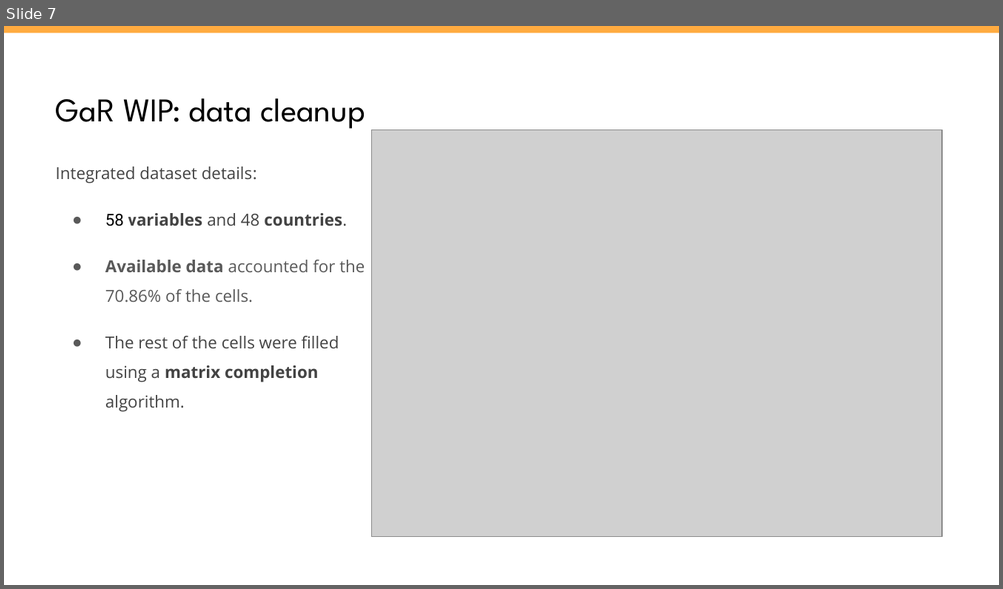
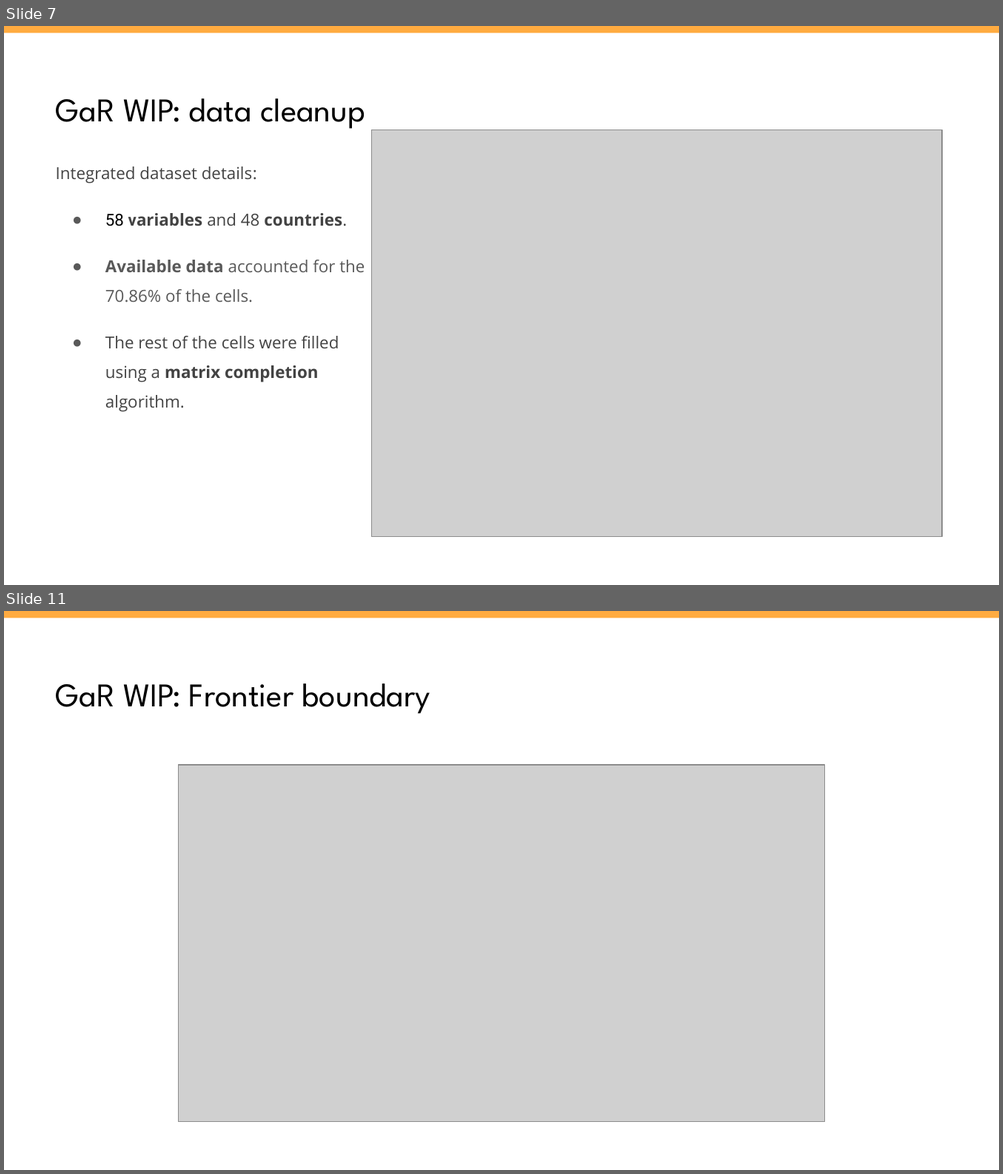
Before and after one commit to vlad-yeghiazaryan/armenian-gar, a slide deck: Presentations/Forward-looking CCyB GaR.pptx. Shown one above the other, each under a label of ours: slide 7 before the commit, slides 7 and 11 after it; the slides between them are not shown. The pictures are 1003x589 and 1003x1174 pixels, drawn with LibreOffice and Linux fonts; fonts in the diff are those of the drawing; grey boxes stand for pictures. Boxes give left, top, right and bottom in pixels: in the first picture for what was removed or moved away, otherwise in the second. Text is boxed around its words. In the diff, an @@ line names an element or a change of style, - is before the commit and + after.

```diff
--- a/Presentations/Forward-looking CCyB GaR.pptx
+++ b/Presentations/Forward-looking CCyB GaR.pptx
@@ slide 11 added at [4,611,999,1170], background #FFFFFF; not listed: 1 template element that a slide beside it also shows @@
@@ title added at [56,684,431,714], 24 pt, text #000000 @@
+GaR WIP: Frontier boundary
@@ picture added at [178,765,825,1122] @@
```
Also in this commit, not shown: 1 slide changed, 4 other slides added, 1 slide removed, 42 other files.
